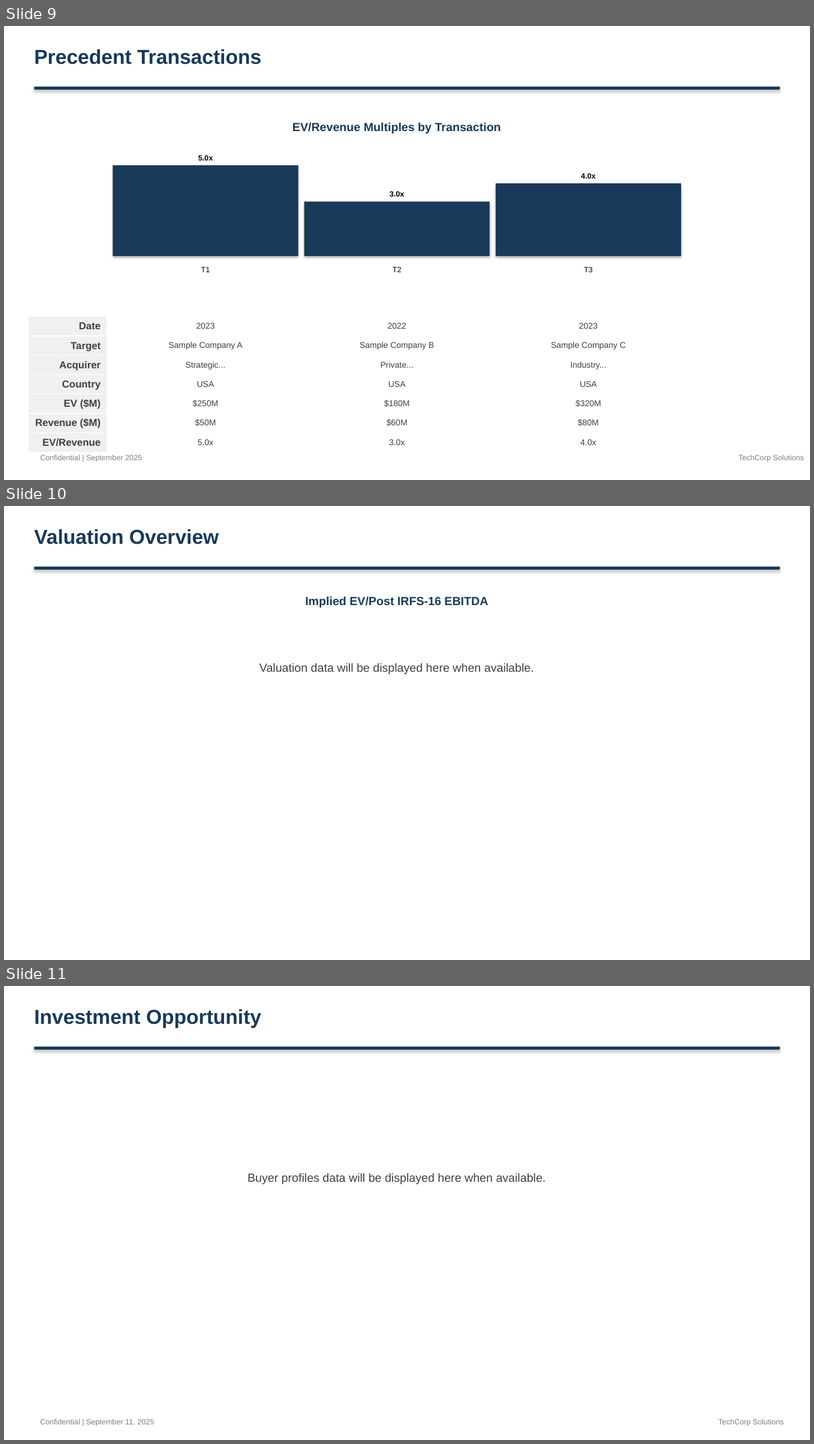
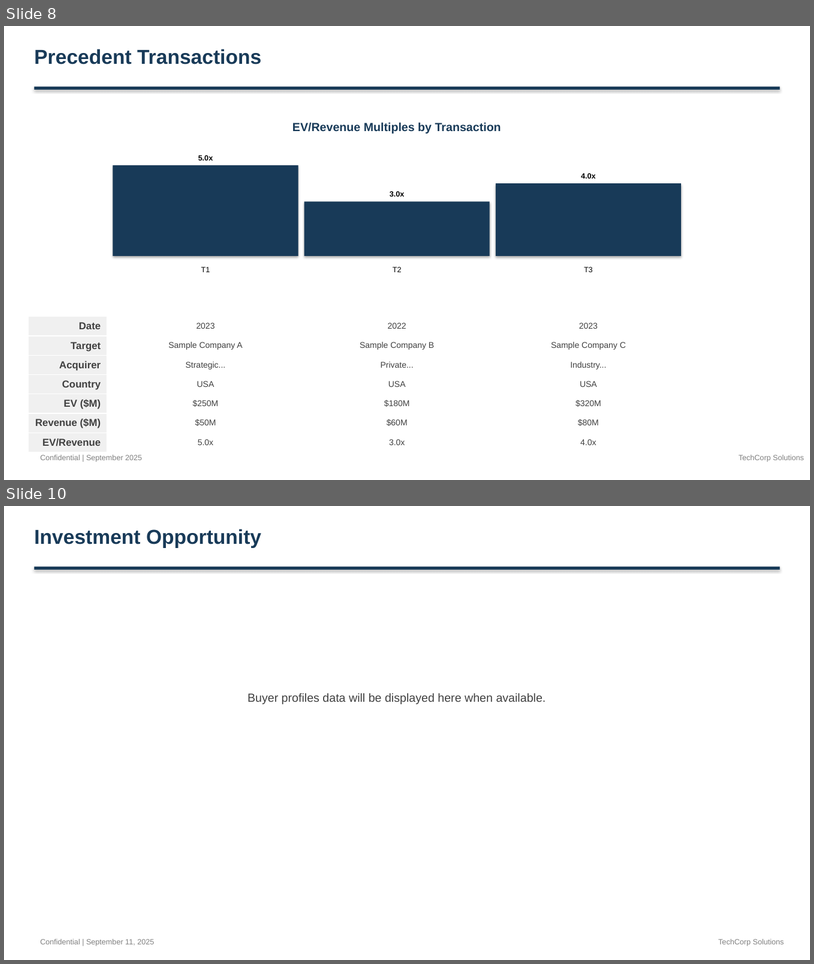
Before and after one commit to alinvb/slide_generator, a slide deck: output_presentation.pptx. Shown one above the other, each under a label of ours: slides 9, 10 and 11 before the commit, slides 8 and 10 after it; the slides between them are not shown. The pictures are 814x1444 and 814x964 pixels, drawn with LibreOffice and Linux fonts; fonts in the diff are those of the drawing. Boxes give left, top, right and bottom in pixels: in the first picture for what was removed or moved away, otherwise in the second. Text is boxed around its words. In the diff, an @@ line names an element or a change of style, - is before the commit and + after.

```diff
--- a/output_presentation.pptx
+++ b/output_presentation.pptx
@@ slide 10 removed at box(4, 506, 810, 960), background #FFFFFF @@
@@ text removed at box(34, 529, 219, 544) @@
-Valuation Overview
@@ rectangle removed at box(34, 567, 780, 570) @@
@@ text removed at box(305, 596, 488, 607) @@
-Implied EV/Post IRFS-16 EBITDA
@@ text removed at box(260, 663, 534, 674) @@
-Valuation data will be displayed here when available.
@@ what was slide 9 is now slide 8 @@
@@ what was slide 11 is now slide 10 @@
```
Also in this commit, not shown: 3 slides changed, 3 slides added, 3 other slides removed, 2 other files.
